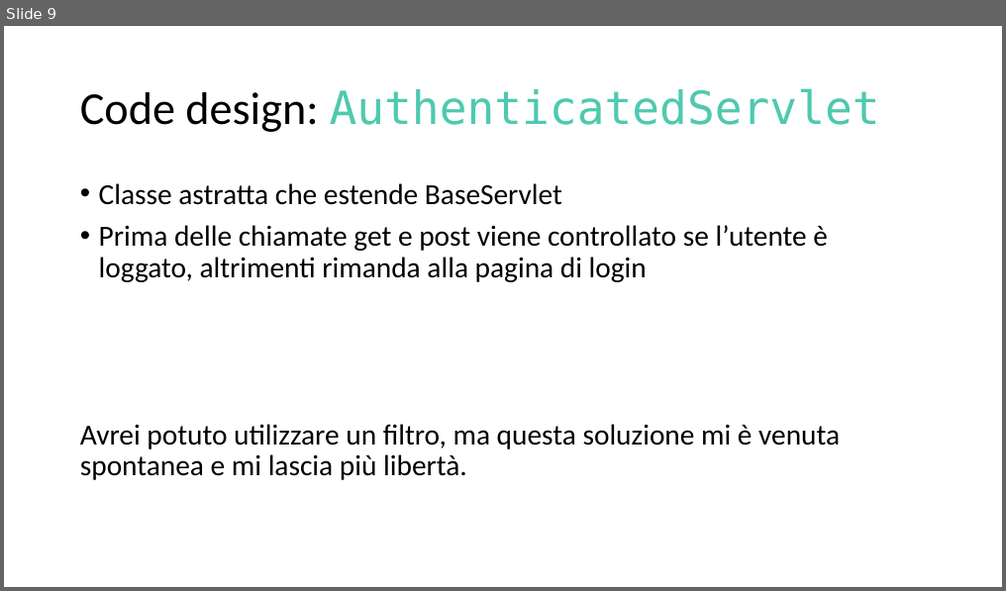
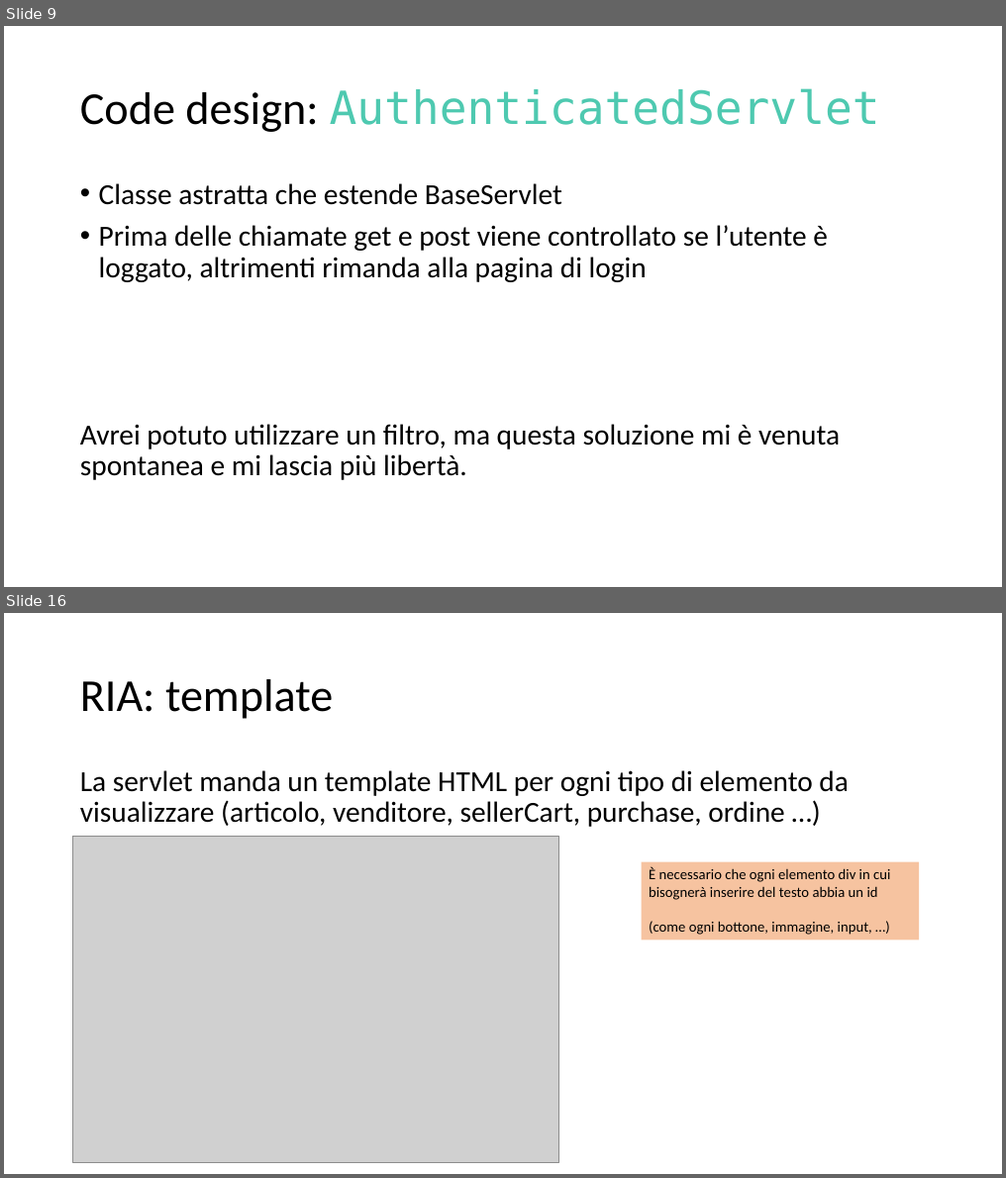
Before and after one commit to MirkoAndena/ECommerce, a slide deck: Documents/ECommerce.pptx. Shown one above the other, each under a label of ours: slide 9 before the commit, slides 9 and 16 after it; the slides between them are not shown. The pictures are 1006x591 and 1006x1178 pixels, drawn with LibreOffice and Linux fonts; fonts in the diff are those of the drawing; grey boxes stand for pictures. Boxes give left, top, right and bottom in pixels: in the first picture for what was removed or moved away, otherwise in the second. Text is boxed around its words. In the diff, an @@ line names an element or a change of style, - is before the commit and + after.

```diff
--- a/Documents/ECommerce.pptx
+++ b/Documents/ECommerce.pptx
@@ slide 16 added at (4,613,1002,1174), background #FFFFFF @@
@@ title added at (80,679,333,719), 44 pt, text #000000 @@
+RIA: template
@@ text added at (80,770,847,827), 28 pt, text #000000 @@
+La servlet manda un template HTML per ogni tipo di elemento da visualizzare (articolo, venditore, sellerCart, purchase, ordine …)
@@ picture added at (73,837,559,1163) @@
@@ rectangle added at (642,862,919,940), fill #ED7D31 at 46% opacity, 14 pt, text #000000 @@
+È necessario che ogni elemento div in cui bisognerà inserire del testo abbia un id
+(come ogni bottone, immagine, input, …)
```
Also in this commit, not shown: 3 slides changed, 5 other slides added, 6 other files.
